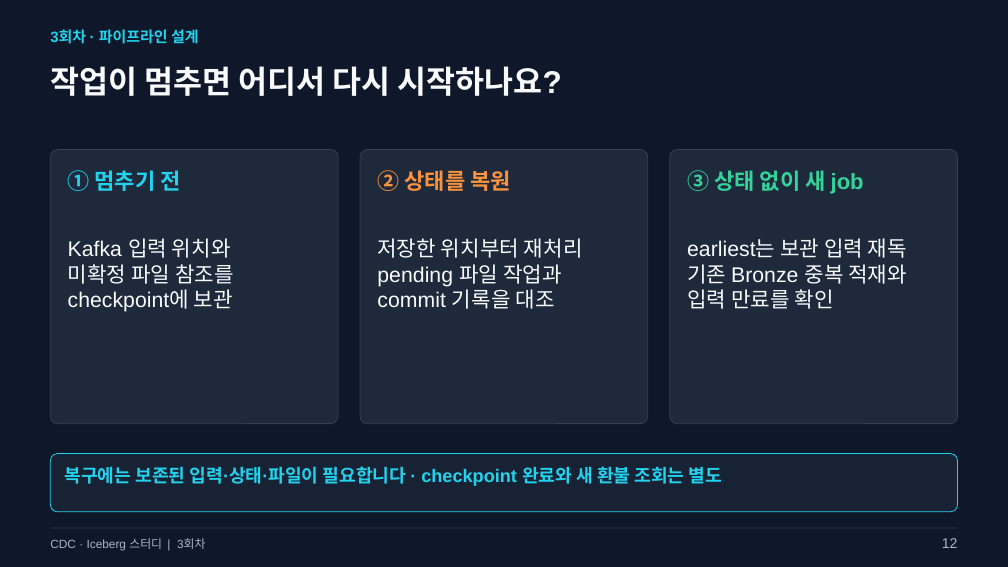
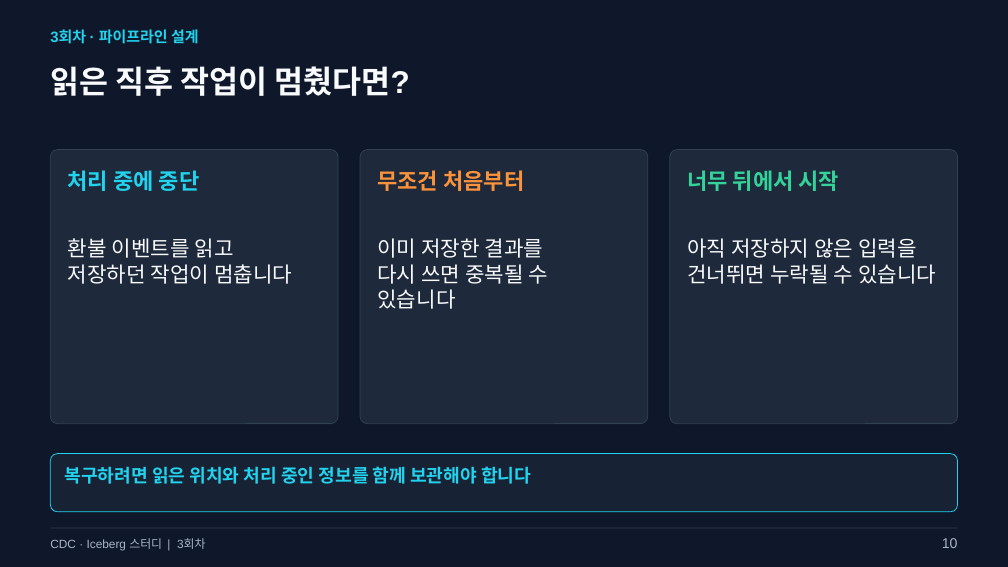
Before and after one commit to kim-dabin/cdc-lakehouse-study, a slide deck: slide 10 of labs/session03/slides/03-session03.pptx (slide 12 before the commit). Drawn at 1008x567 pixels with LibreOffice and Linux fonts; fonts in the diff are those of the drawing. Boxes give left, top, right and bottom in pixels: in the first picture for what was removed or moved away, otherwise in the second. Text is boxed around its words. In the diff, an @@ line names an element or a change of style, - is before the commit and + after.

```diff
--- a/labs/session03/slides/03-session03.pptx
+++ b/labs/session03/slides/03-session03.pptx
@@ text at (50,66,410,96): text changed @@
-작업이 멈추면 어디서 다시 시작하나요?
+읽은 직후 작업이 멈췄다면?
@@ text at (68,170,200,191): text changed @@
-① 멈추기 전
+처리 중에 중단
@@ text at (377,170,524,191): text changed @@
-② 상태를 복원
+무조건 처음부터
@@ text at (687,170,840,191): text changed @@
-③ 상태 없이 새 job
+너무 뒤에서 시작
@@ text at (68,238,292,284): text changed @@
-Kafka 입력 위치와
-미확정 파일 참조를
-checkpoint에 보관
+환불 이벤트를 읽고
+저장하던 작업이 멈춥니다
@@ text at (377,238,549,309): text changed @@
-저장한 위치부터 재처리
-pending 파일 작업과
-commit 기록을 대조
+이미 저장한 결과를
+다시 쓰면 중복될 수 있습니다
@@ text at (687,238,936,284): text changed @@
-earliest는 보관 입력 재독
-기존 Bronze 중복 적재와
-입력 만료를 확인
+아직 저장하지 않은 입력을
+건너뛰면 누락될 수 있습니다
@@ text at (65,466,531,484): text changed @@
-복구에는 보존된 입력·상태·파일이 필요합니다 · checkpoint 완료와 새 환불 조회는 별도
+복구하려면 읽은 위치와 처리 중인 정보를 함께 보관해야 합니다
@@ text at (942,538,958,548): text changed @@
-12
+10
```
Also in this commit, not shown: 7 other slides changed, 2 slides added, 2 slides removed, 2 other files.
